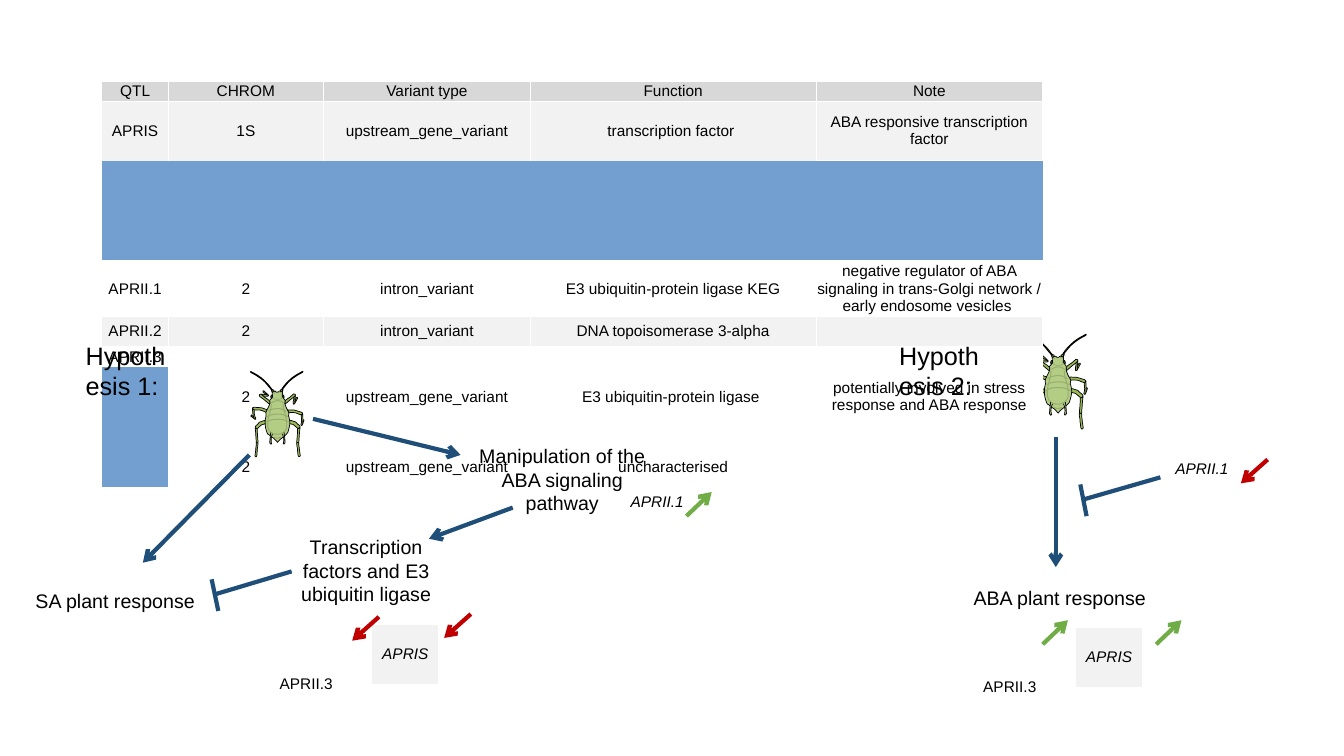
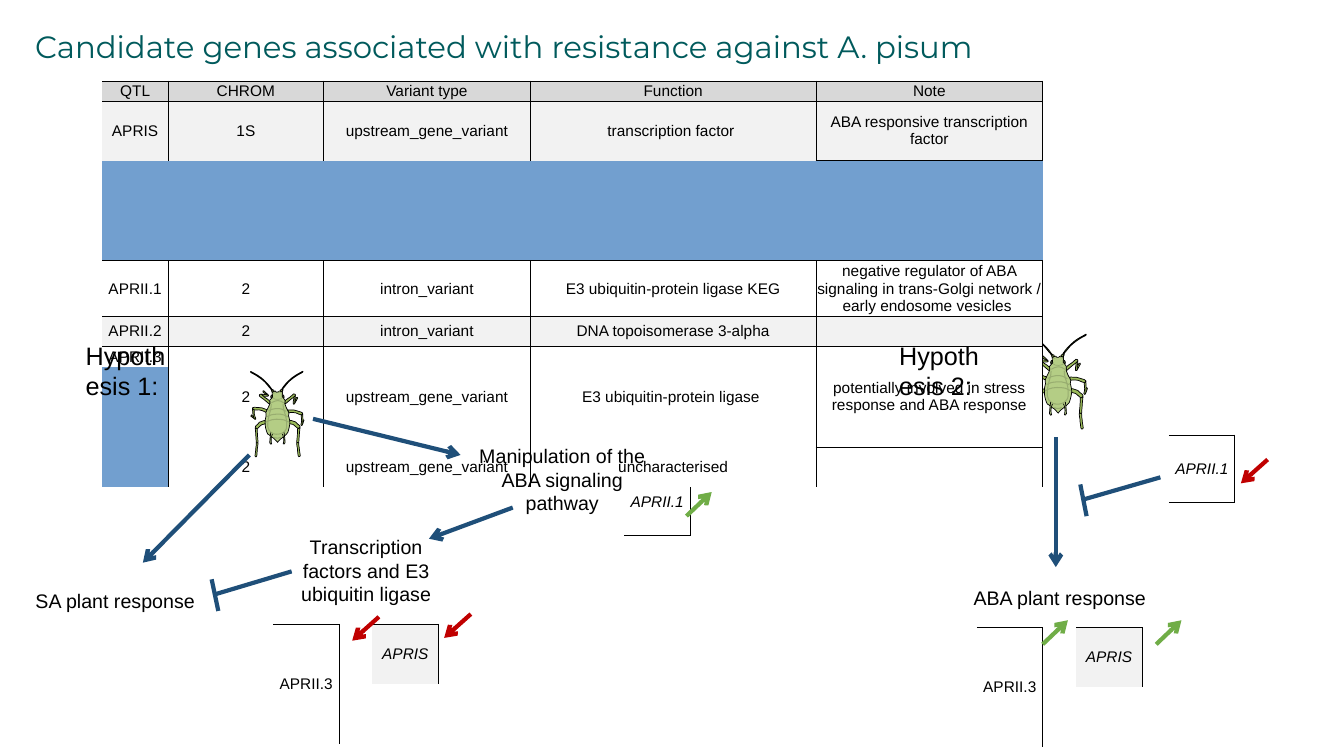
Before and after one commit to igepp-egi/faba_specifics, a slide deck: slide 18 of M01-metabolomic-analysis/untargeted_metabolomic/presentation metabo.pptx (slide 10 before the commit). Drawn at 1344x756 pixels with LibreOffice and Linux fonts; fonts in the diff are those of the drawing. Boxes give left, top, right and bottom in pixels: in the first picture for what was removed or moved away, otherwise in the second. Text is boxed around its words. In the diff, an @@ line names an element or a change of style, - is before the commit and + after.

```diff
--- a/M01-metabolomic-analysis/untargeted_metabolomic/presentation metabo.pptx
+++ b/M01-metabolomic-analysis/untargeted_metabolomic/presentation metabo.pptx
@@ text added at (35,35,972,64), 22 pt, text #005A5C @@
+Candidate genes associated with resistance against A. pisum
@@ table at (102,82,1043,480) @@
@@ borders changed @@
@@ table at (1170,436,1236,503) @@
@@ borders changed @@
@@ table at (624,469,691,536) @@
@@ borders changed @@
@@ table at (273,624,340,693) @@
@@ borders changed @@
@@ table at (372,624,439,663) @@
@@ borders changed @@
@@ table at (977,627,1044,696) @@
@@ borders changed @@
@@ table at (1076,627,1142,666) @@
@@ borders changed @@
```
Also in this commit, not shown: 21 other slides changed, 19 slides added, 7 slides removed, 1 other file.
